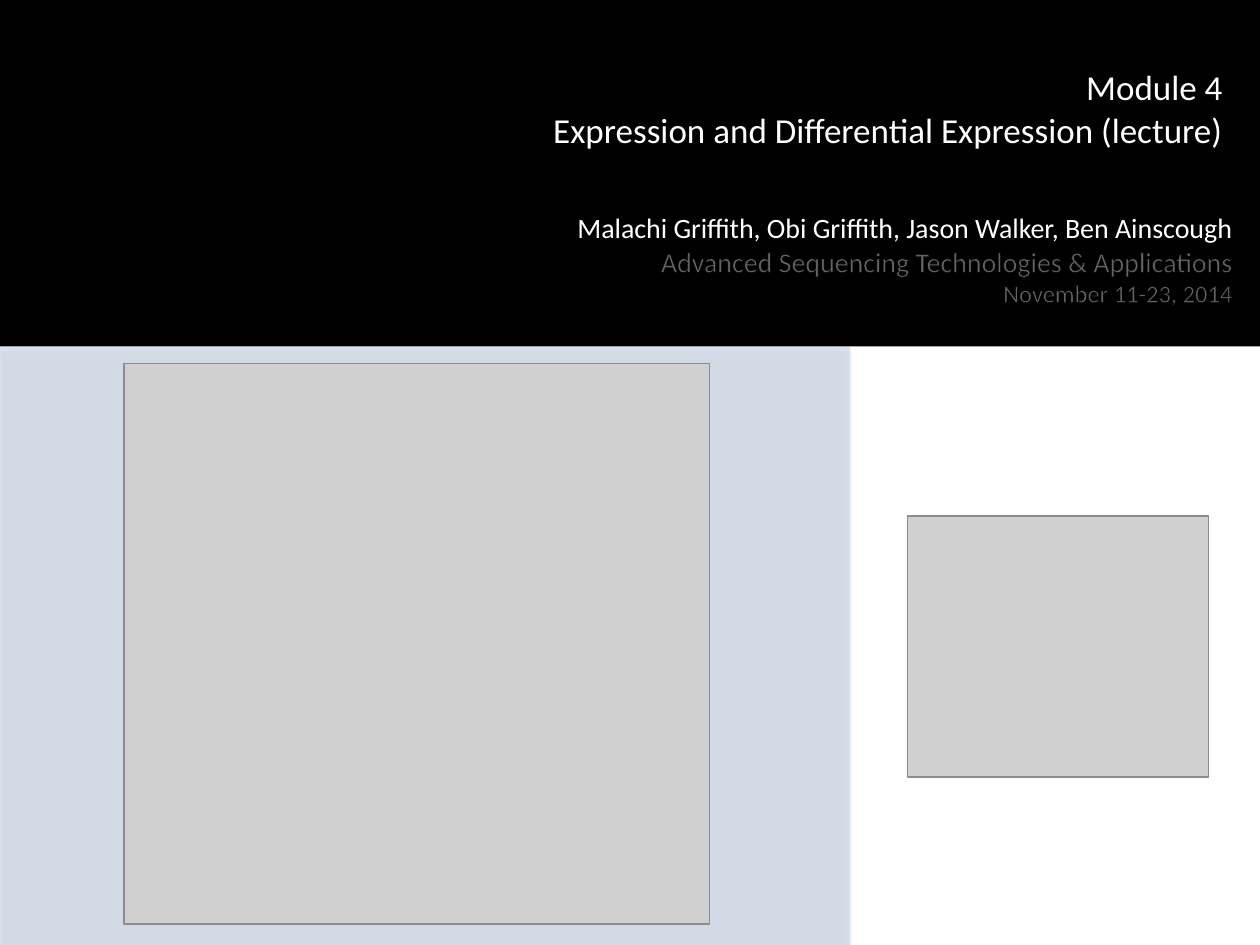
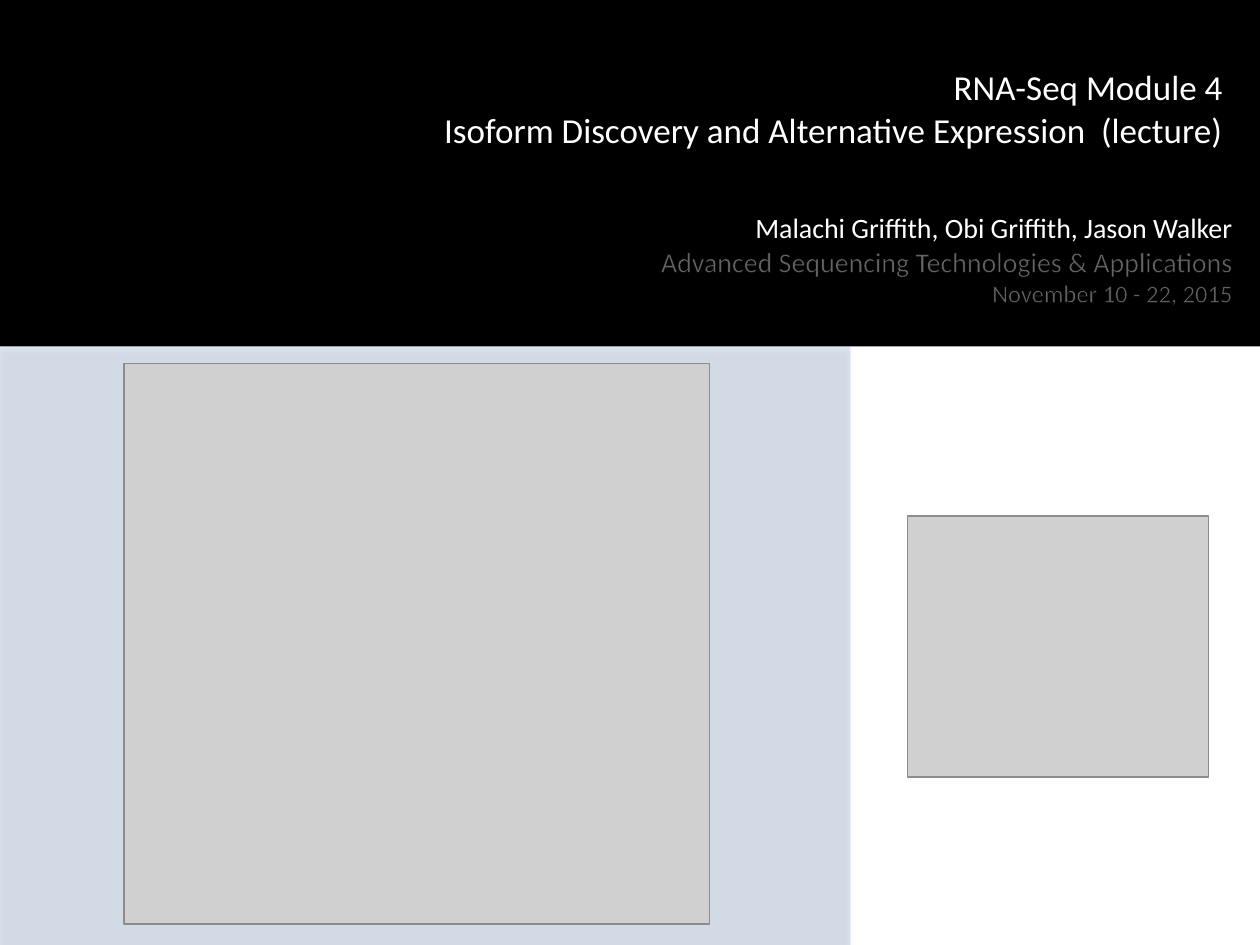
Before and after one commit to griffithlab/rnaseq_tutorial_wiki, a slide deck: slide 2 of LectureFiles/cshl/2015/RNASeq_Module4_Lecture.pptx. Drawn at 1260x945 pixels with LibreOffice and Linux fonts; fonts in the diff are those of the drawing; grey boxes stand for pictures; background and template pictures are left out. Boxes give left, top, right and bottom in pixels: in the first picture for what was removed or moved away, otherwise in the second. Text is boxed around its words. In the diff, an @@ line names an element or a change of style, - is before the commit and + after.

Commit message:
Replace the modules with up to date CBW 2015 versions with CSHL 2015 template and module numbers.

```diff
--- a/LectureFiles/cshl/2015/RNASeq_Module4_Lecture.pptx
+++ b/LectureFiles/cshl/2015/RNASeq_Module4_Lecture.pptx
@@ text at [444, 75, 1223, 149]: text changed @@
-Module 4
-Expression and Differential Expression (lecture)
+RNA-Seq Module 4
+Isoform Discovery and Alternative Expression (lecture)
@@ text at [755, 218, 1232, 242]: text changed @@
-Malachi Griffith, Obi Griffith, Jason Walker, Ben Ainscough
+Malachi Griffith, Obi Griffith, Jason Walker
@@ text at [992, 285, 1233, 304]: text changed @@
-November 11-23, 2014
+November 10 - 22, 2015
```
Also in this commit, not shown: 2 other slides changed, 11 slides added, 15 slides removed, 13 other files.
